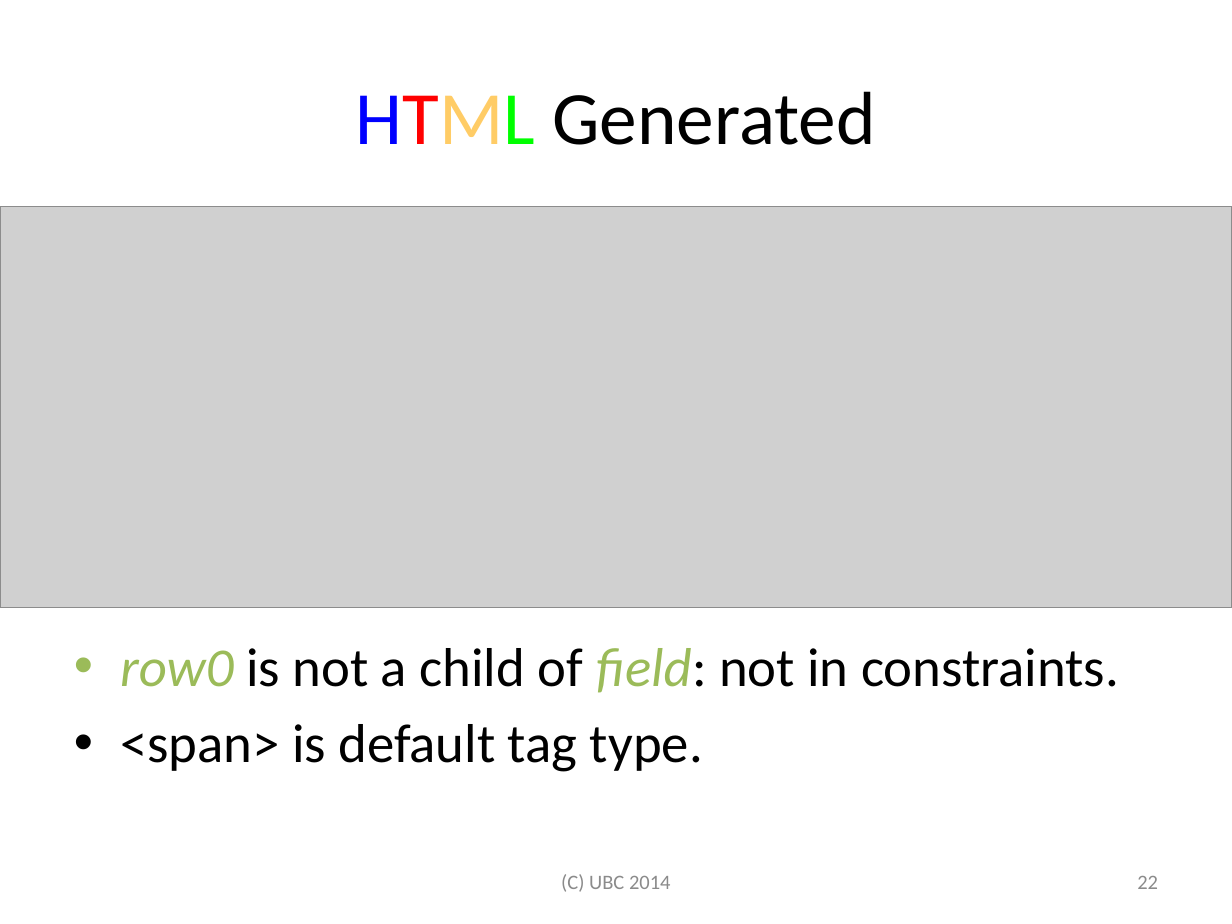
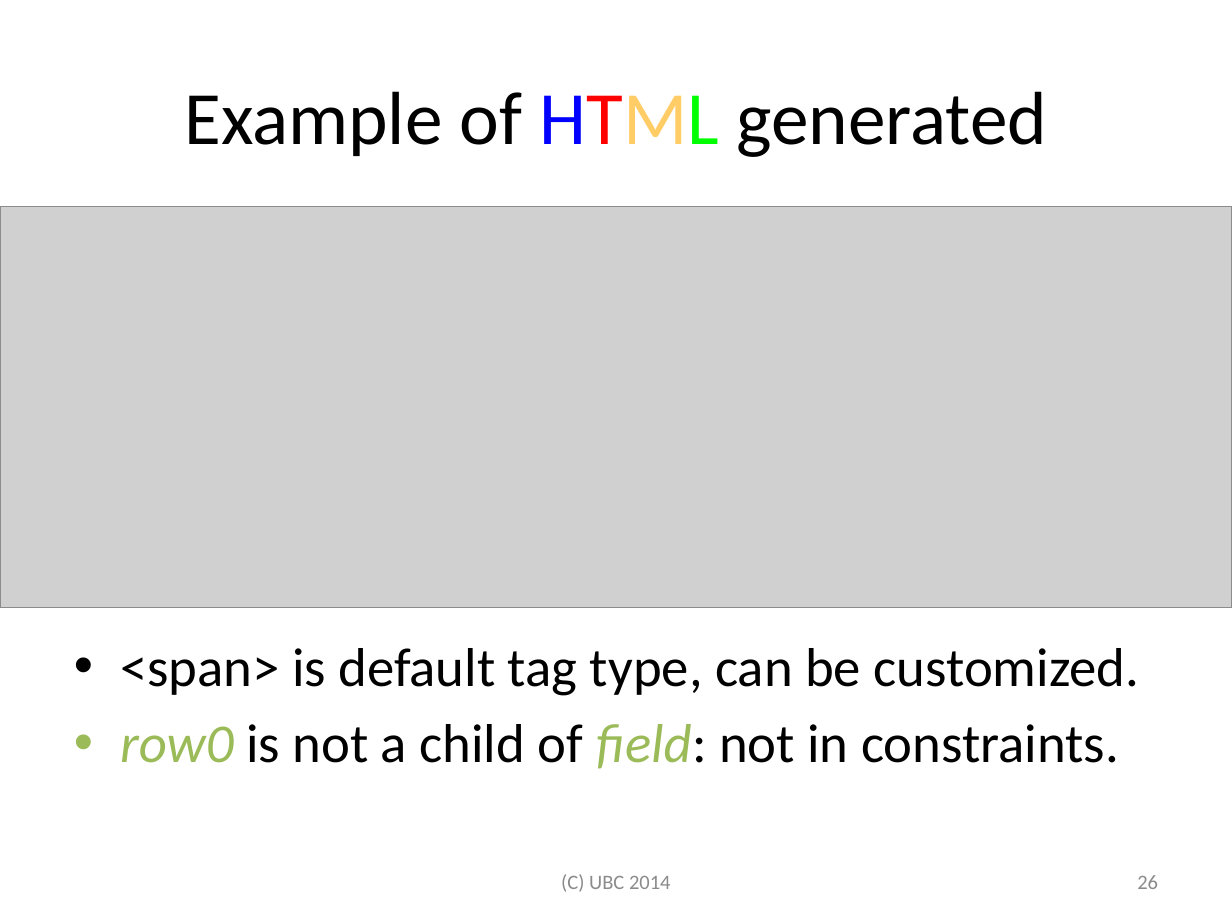
Before and after one commit to jamestklo/ConcolicJS, a slide deck: slide 27 of docs/csRPE-tkloReport.pptx (slide 23 before the commit). Drawn at 1232x924 pixels with LibreOffice and Linux fonts; fonts in the diff are those of the drawing; grey boxes stand for pictures. Boxes give left, top, right and bottom in pixels: in the first picture for what was removed or moved away, otherwise in the second. Text is boxed around its words. In the diff, an @@ line names an element or a change of style, - is before the commit and + after.

```diff
--- a/docs/csRPE-tkloReport.pptx
+++ b/docs/csRPE-tkloReport.pptx
@@ title at (184, 91, 1048, 157): text changed @@
-HTML Generated
+Example of HTML generated
@@ text at (120, 648, 1139, 696): paragraph added @@
+• <span> is default tag type, can be customized.
@@ text at (120, 724, 703, 772): paragraph removed @@
-• <span> is default tag type.
@@ page number at (1137, 875, 1158, 889): text changed @@
-22
+26
```
Also in this commit, not shown: 30 other slides changed, 4 slides added, 1 slide removed, 7 other files.
